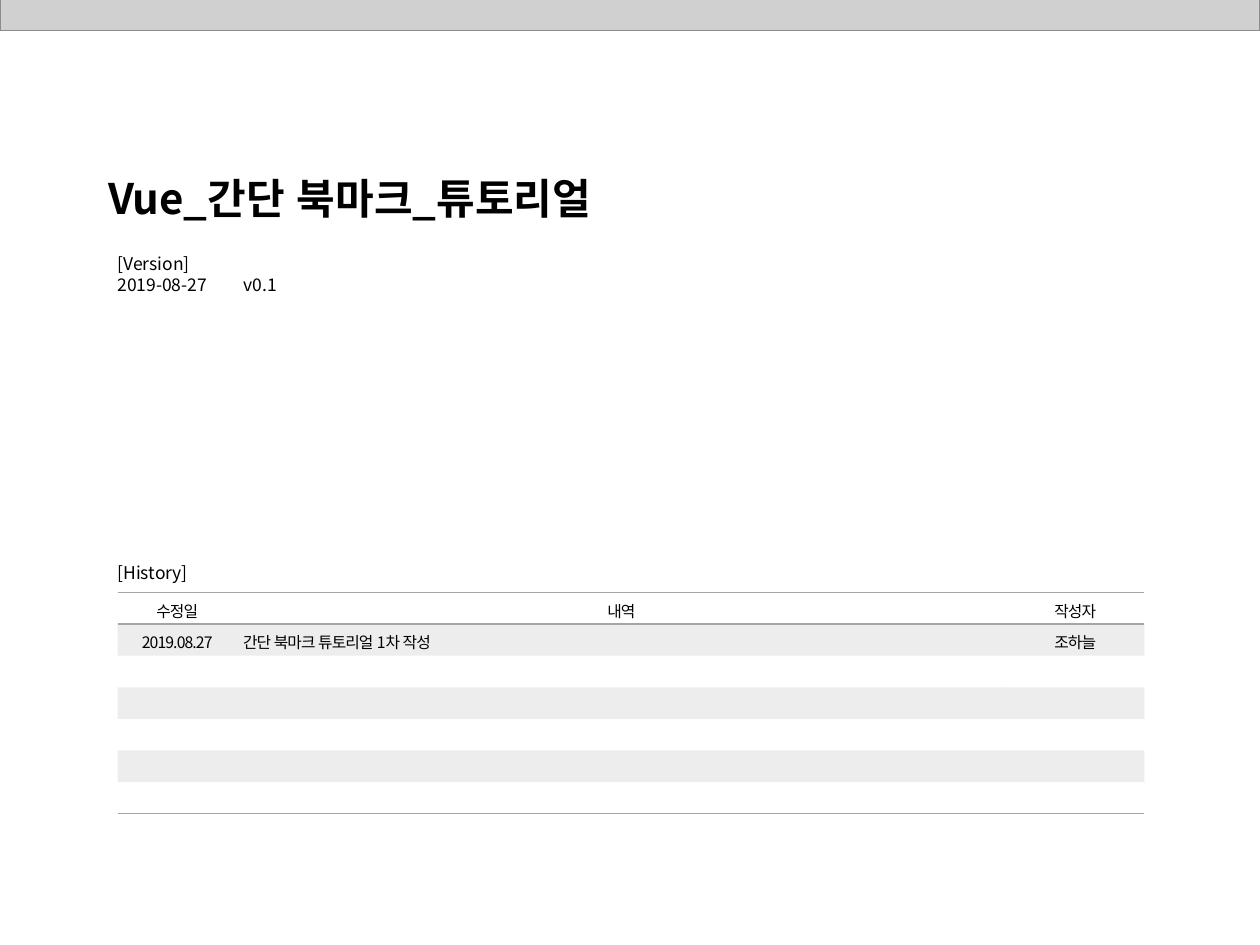
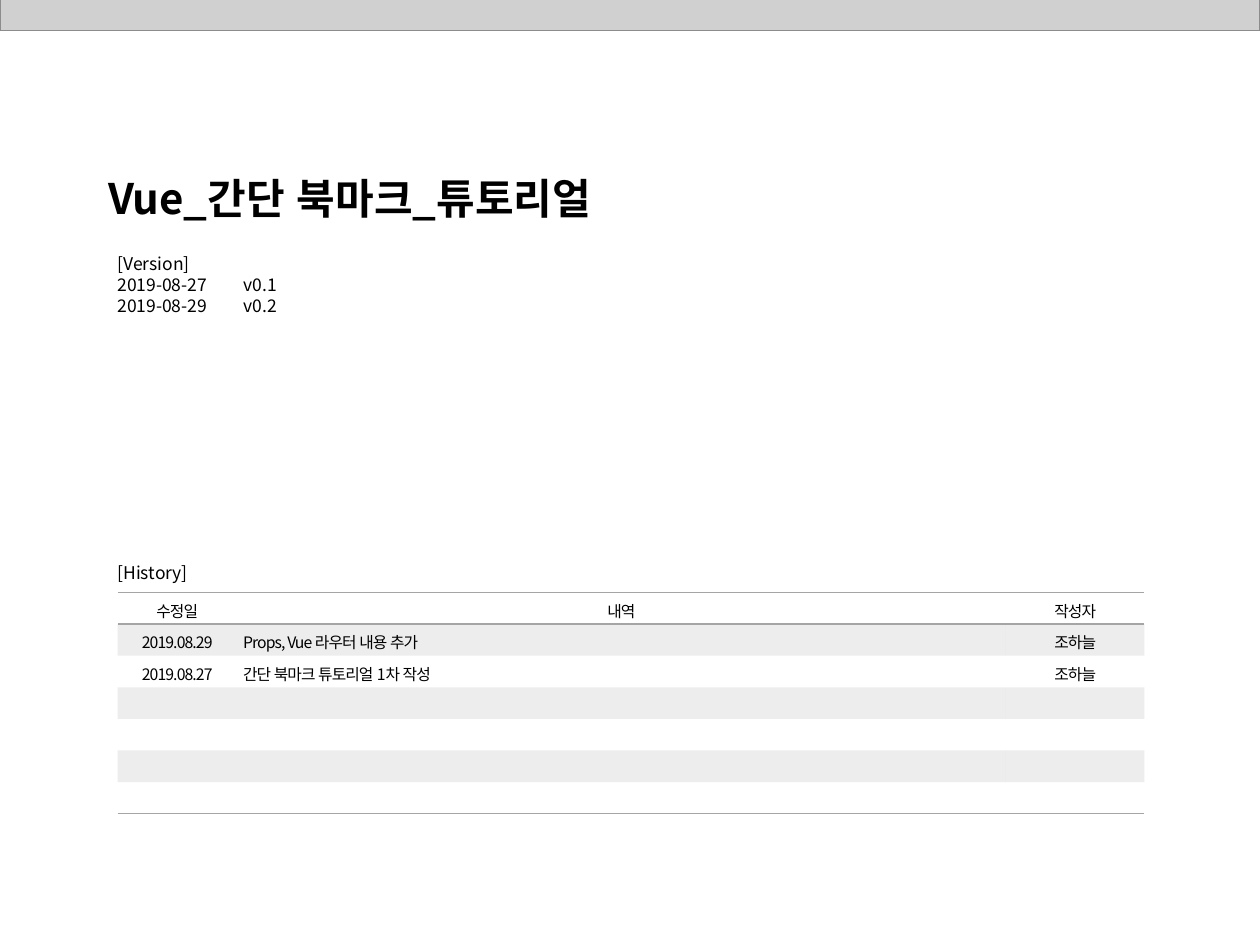
Before and after one commit to ddowon/vueStudy, a slide deck: slide 1 of 01.참고자료/190827_간단 북마크 만들기.pptx. Drawn at 1260x945 pixels with LibreOffice and Linux fonts; fonts in the diff are those of the drawing; grey boxes stand for pictures; background and template pictures are left out. Boxes give left, top, right and bottom in pixels: in the first picture for what was removed or moved away, otherwise in the second. Text is boxed around its words. In the diff, an @@ line names an element or a change of style, - is before the commit and + after.

Commit message:
8월 29일 스터디 자료 추가

```diff
--- a/01.참고자료/190827_간단 북마크 만들기.pptx
+++ b/01.참고자료/190827_간단 북마크 만들기.pptx
@@ text at [118,278,277,313]: paragraph added @@
+2019-08-29 v0.2
@@ table at [117,592,1144,813] @@
+row 2: 2019.08.29 | Props, Vue 라우터 내용 추가 | 조하늘
-row 7:  |  | 
```
Also in this commit, not shown: 8 slides added, 23 other files.
